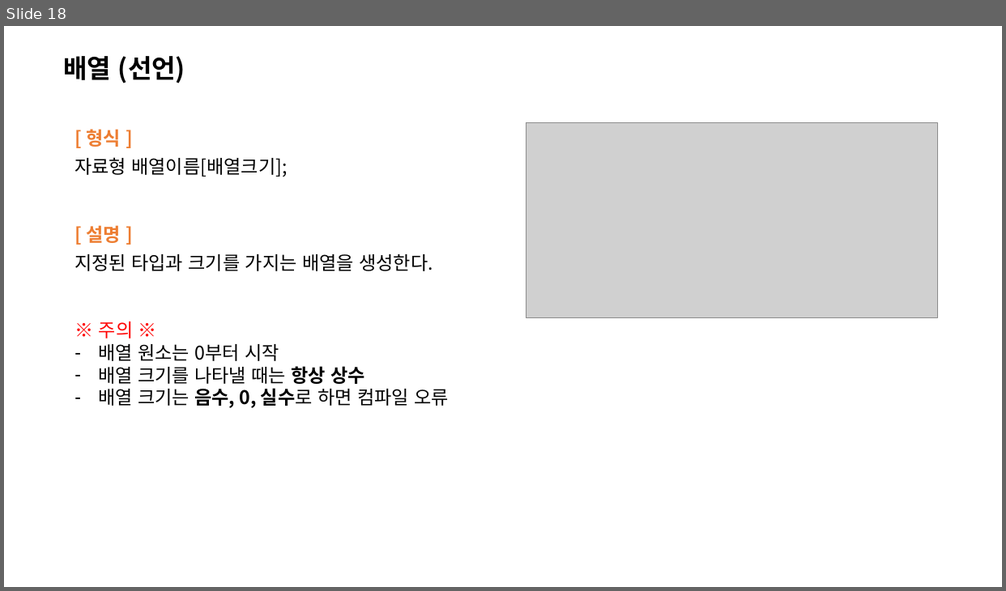
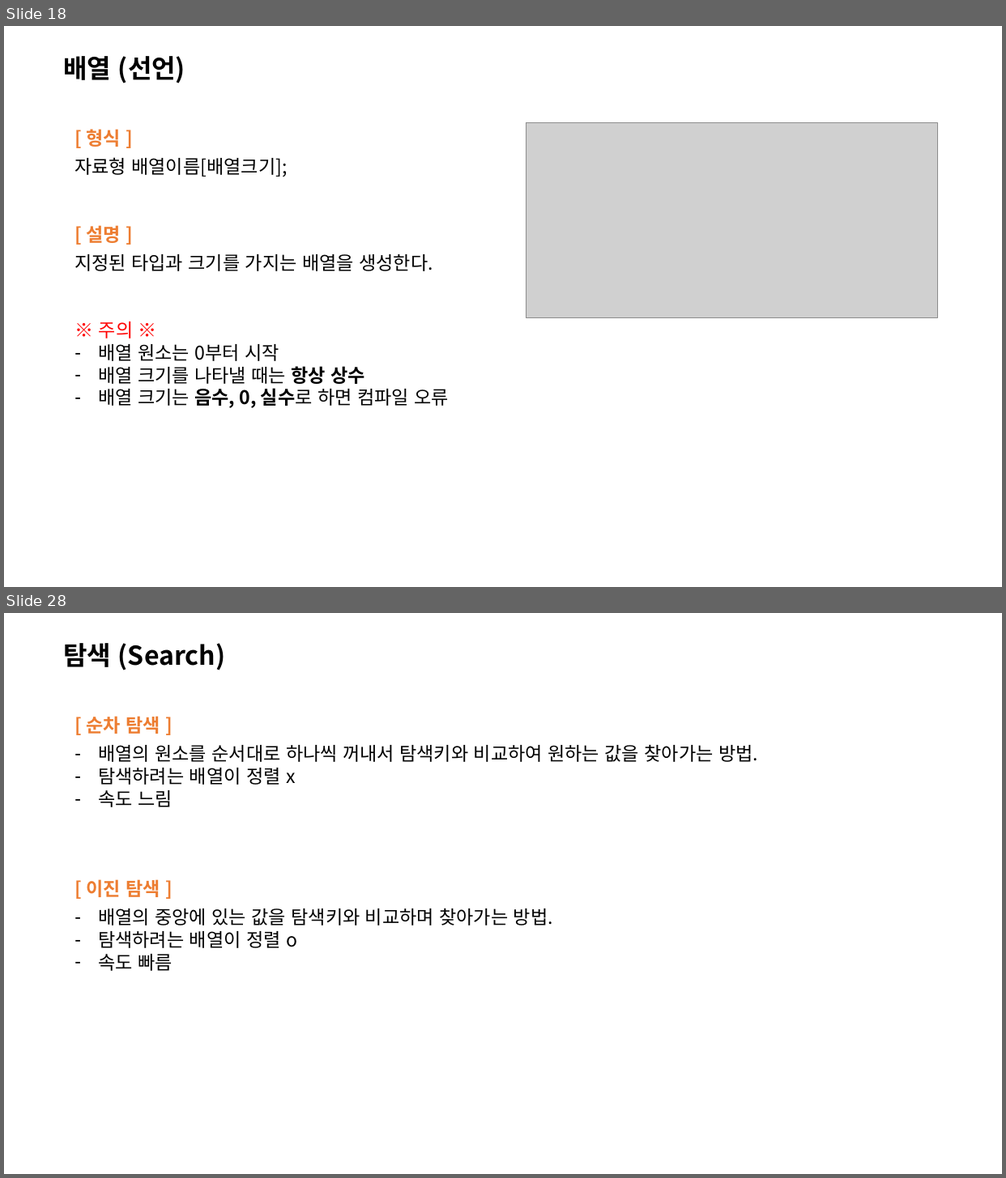
Before and after one commit to HyunKyu-Song/etc, a slide deck: C언어 기본 문법.pptx. Shown one above the other, each under a label of ours: slide 18 before the commit, slides 18 and 28 after it; the slides between them are not shown. The pictures are 1006x591 and 1006x1178 pixels, drawn with LibreOffice and Linux fonts; fonts in the diff are those of the drawing; grey boxes stand for pictures. Boxes give left, top, right and bottom in pixels: in the first picture for what was removed or moved away, otherwise in the second. Text is boxed around its words. In the diff, an @@ line names an element or a change of style, - is before the commit and + after.

```diff
--- a/C언어 기본 문법.pptx
+++ b/C언어 기본 문법.pptx
@@ slide 28 added at [4, 613, 1002, 1174], background #FFFFFF @@
@@ text added at [63, 643, 225, 671], 25 pt, text #000000, bold @@
+탐색 (Search)
@@ text added at [86, 716, 758, 971], 18 pt, text #000000 @@
+[ 순차 탐색 ]
+– 배열의 원소를 순서대로 하나씩 꺼내서 탐색키와 비교하여 원하는 값을 찾아가는 방법.
+– 탐색하려는 배열이 정렬 x
+– 속도 느림
+[ 이진 탐색 ]
+– 배열의 중앙에 있는 값을 탐색키와 비교하며 찾아가는 방법.
+– 탐색하려는 배열이 정렬 o
+– 속도 빠름
```
Also in this commit, not shown: 3 slides changed, 21 other slides added, 3 other files.
